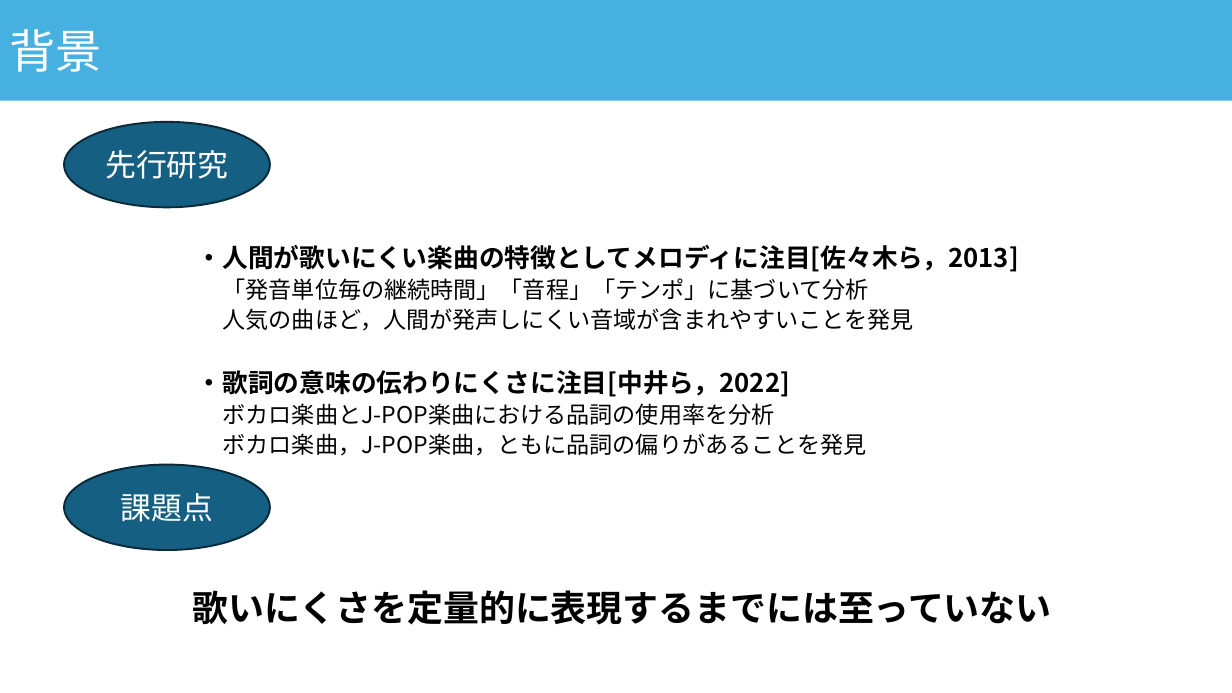
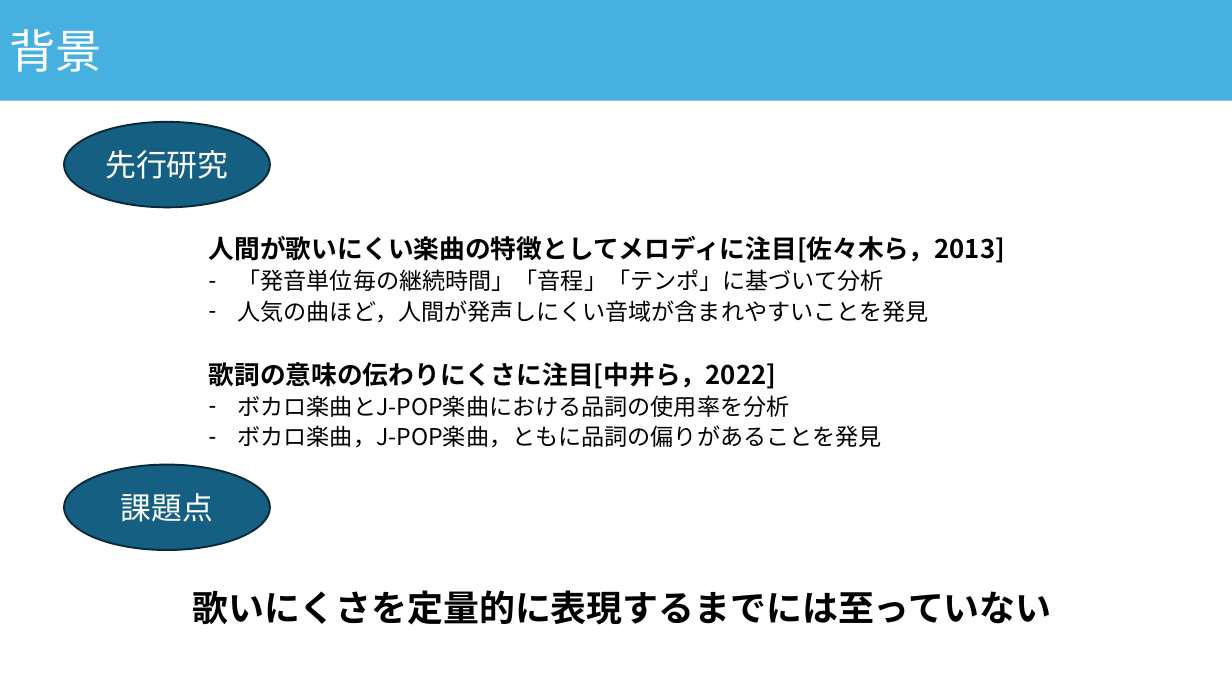
Before and after one commit to asn407/20241221, a slide deck: slide 3 of 年末発表.pptx. Drawn at 1232x693 pixels with LibreOffice and Linux fonts; fonts in the diff are those of the drawing. Boxes give left, top, right and bottom in pixels: in the first picture for what was removed or moved away, otherwise in the second. Text is boxed around its words. In the diff, an @@ line names an element or a change of style, - is before the commit and + after.

```diff
--- a/年末発表.pptx
+++ b/年末発表.pptx
@@ text "人間が歌いにくい楽曲の特徴としてメロディに注目[佐々木ら，2013]": place and size @@
-text "人間が歌いにくい楽曲の特徴としてメロディに注目[佐々木ら，2013]" at [197, 245, 1019, 456]
+text "人間が歌いにくい楽曲の特徴としてメロディに注目[佐々木ら，2013]" at [209, 236, 1005, 448]
@@ text at [209, 236, 1005, 263]: text changed @@
-・人間が歌いにくい楽曲の特徴としてメロディに注目[佐々木ら，2013]
+人間が歌いにくい楽曲の特徴としてメロディに注目[佐々木ら，2013]
@@ text at [238, 269, 929, 448]: bullet none to - @@
@@ text at [209, 362, 776, 389]: text changed @@
-・歌詞の意味の伝わりにくさに注目[中井ら，2022]
+歌詞の意味の伝わりにくさに注目[中井ら，2022]
```
Also in this commit, not shown: 7 other slides changed, 2 slides added, 1 slide removed.
